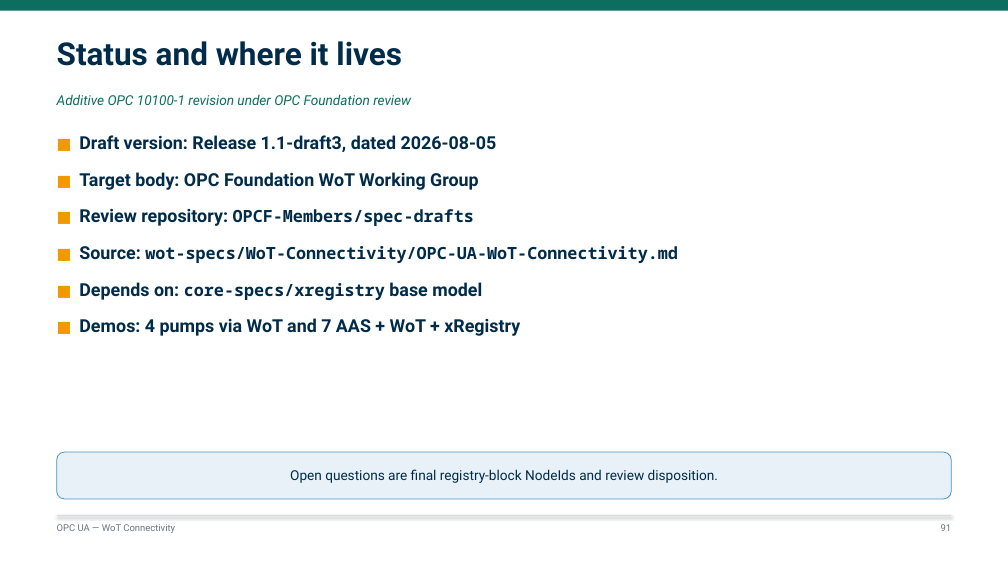
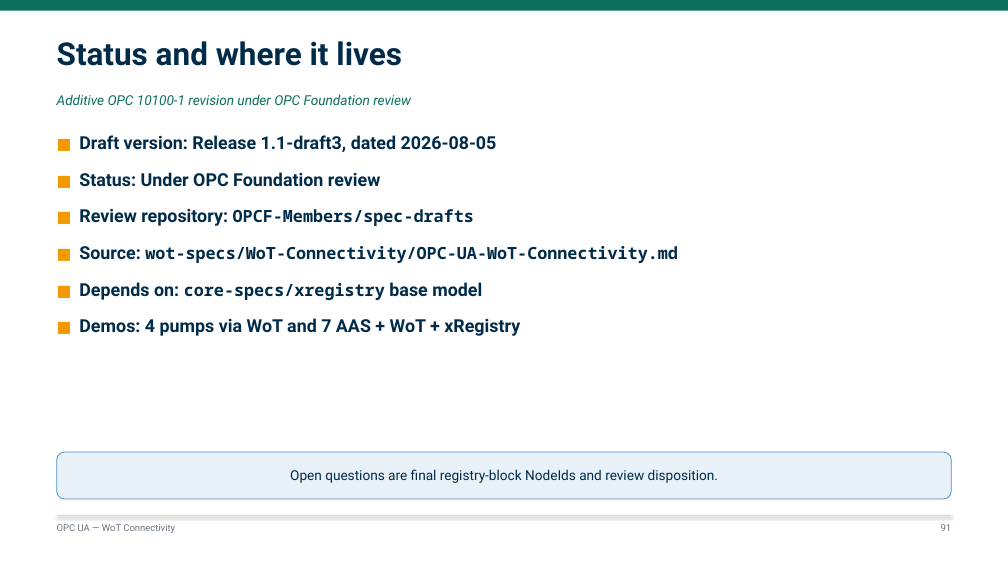
Before and after one commit to marcschier/opcua-drafts, a slide deck: slide 91 of decks/OPC-UA-Drafts-Overview.pptx. Drawn at 1008x567 pixels with LibreOffice and Linux fonts; fonts in the diff are those of the drawing. Boxes give left, top, right and bottom in pixels: in the first picture for what was removed or moved away, otherwise in the second. Text is boxed around its words. In the diff, an @@ line names an element or a change of style, - is before the commit and + after.

```diff
--- a/decks/OPC-UA-Drafts-Overview.pptx
+++ b/decks/OPC-UA-Drafts-Overview.pptx
@@ text at (79,172,380,186): text changed @@
-■ Target body: OPC Foundation WoT Working Group
+■ Status: Under OPC Foundation review
```
Also in this commit, not shown: 16 other slides changed, 28 other files.
